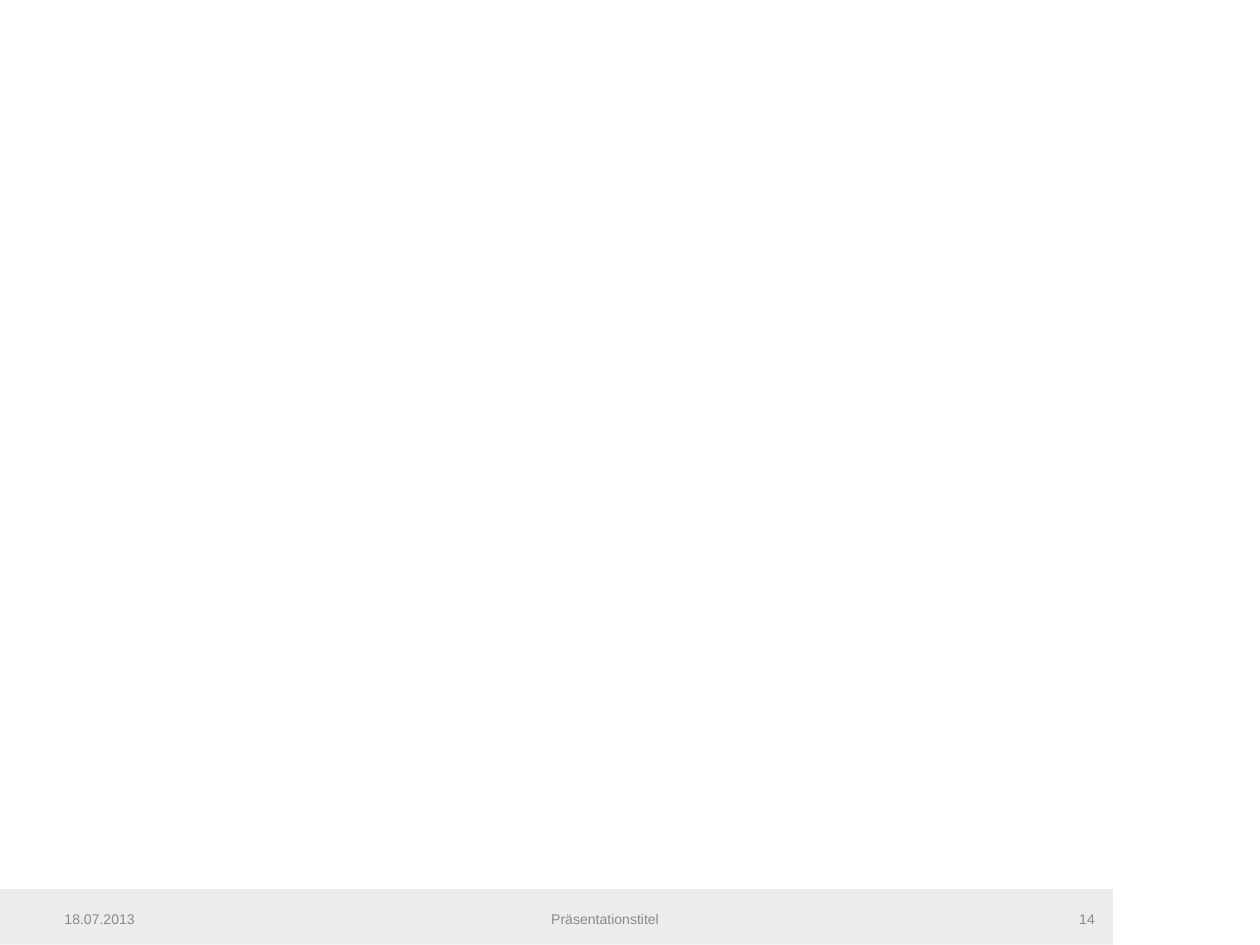
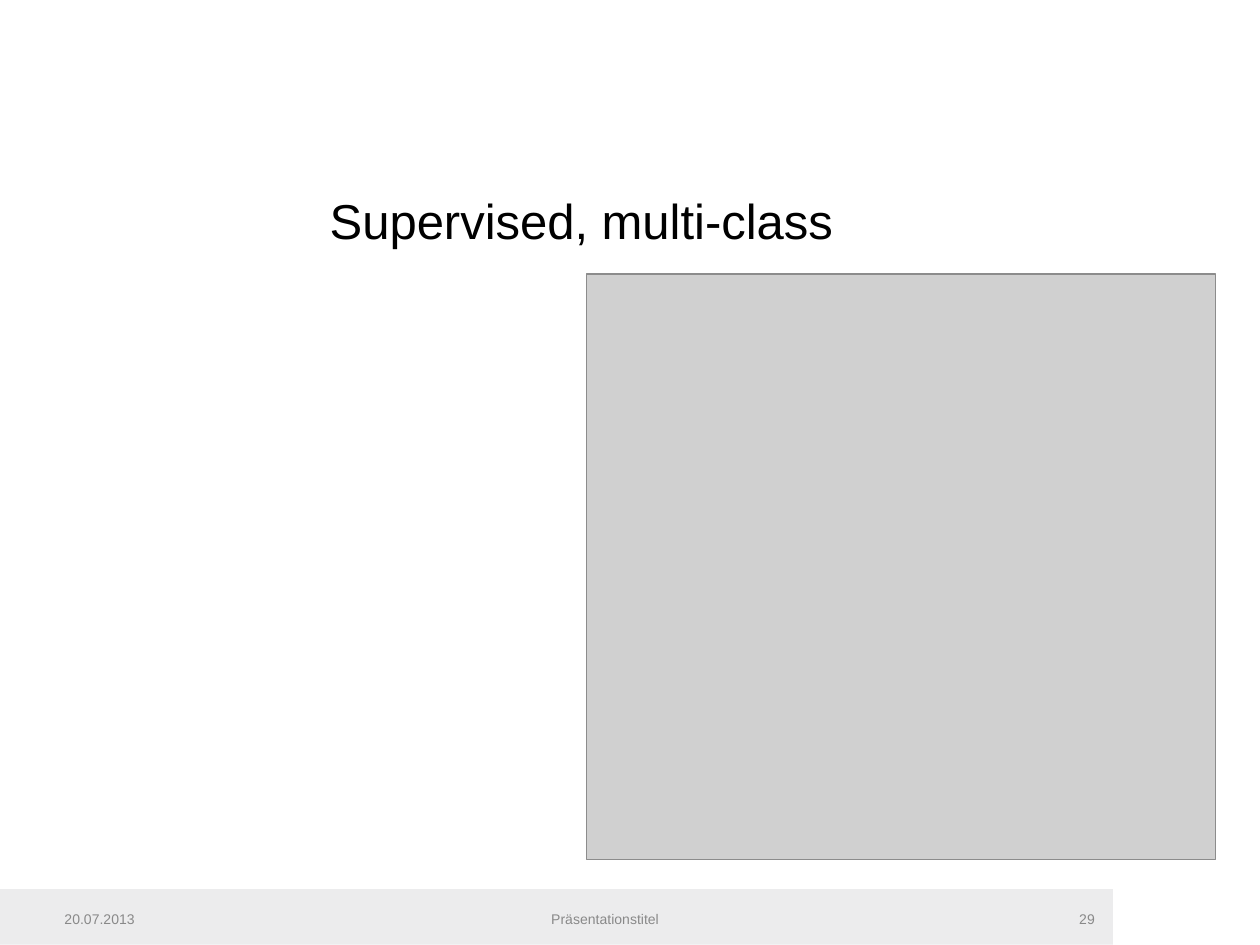
Before and after one commit to fera0013/MasterThesis, a slide deck: slide 29 of Documentation/SemiSupervisedMethodsInConditionMonitoring.pptx (slide 14 before the commit). Drawn at 1260x945 pixels with LibreOffice and Linux fonts; fonts in the diff are those of the drawing; grey boxes stand for pictures; background and template pictures are left out. Boxes give left, top, right and bottom in pixels: in the first picture for what was removed or moved away, otherwise in the second. Text is boxed around its words. In the diff, an @@ line names an element or a change of style, - is before the commit and + after.

```diff
--- a/Documentation/SemiSupervisedMethodsInConditionMonitoring.pptx
+++ b/Documentation/SemiSupervisedMethodsInConditionMonitoring.pptx
@@ text added at (x1=330, y1=203, x2=833, y2=250), 28 pt, text #000000 @@
+Supervised, multi-class
@@ picture added at (x1=587, y1=275, x2=1216, y2=859) @@
@@ text at (x1=64, y1=914, x2=134, y2=924): text changed @@
-18.07.2013
+20.07.2013
@@ page number at (x1=1079, y1=914, x2=1095, y2=924): text changed @@
-14
+29
```
Also in this commit, not shown: 47 other slides changed, 20 slides added, 2 other files.
